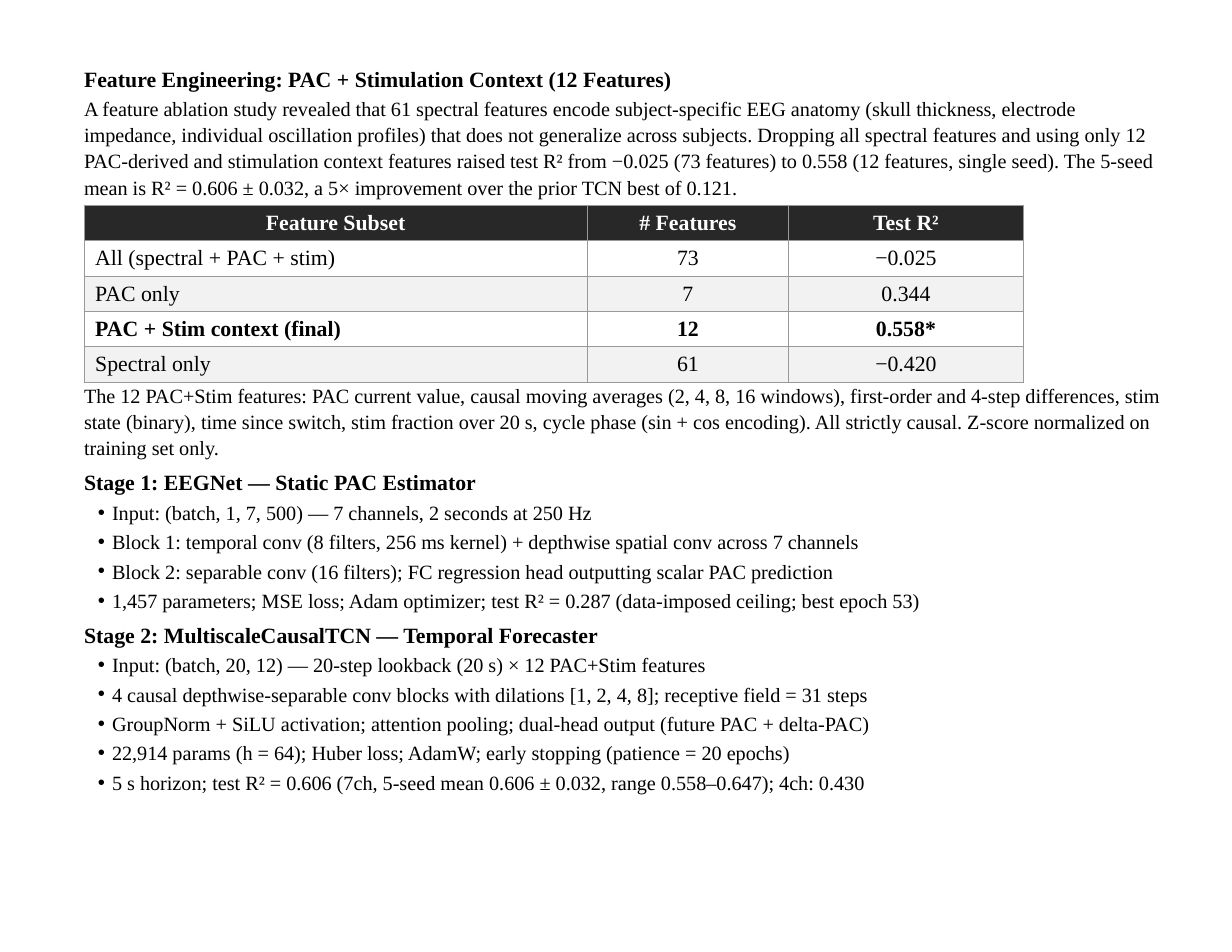
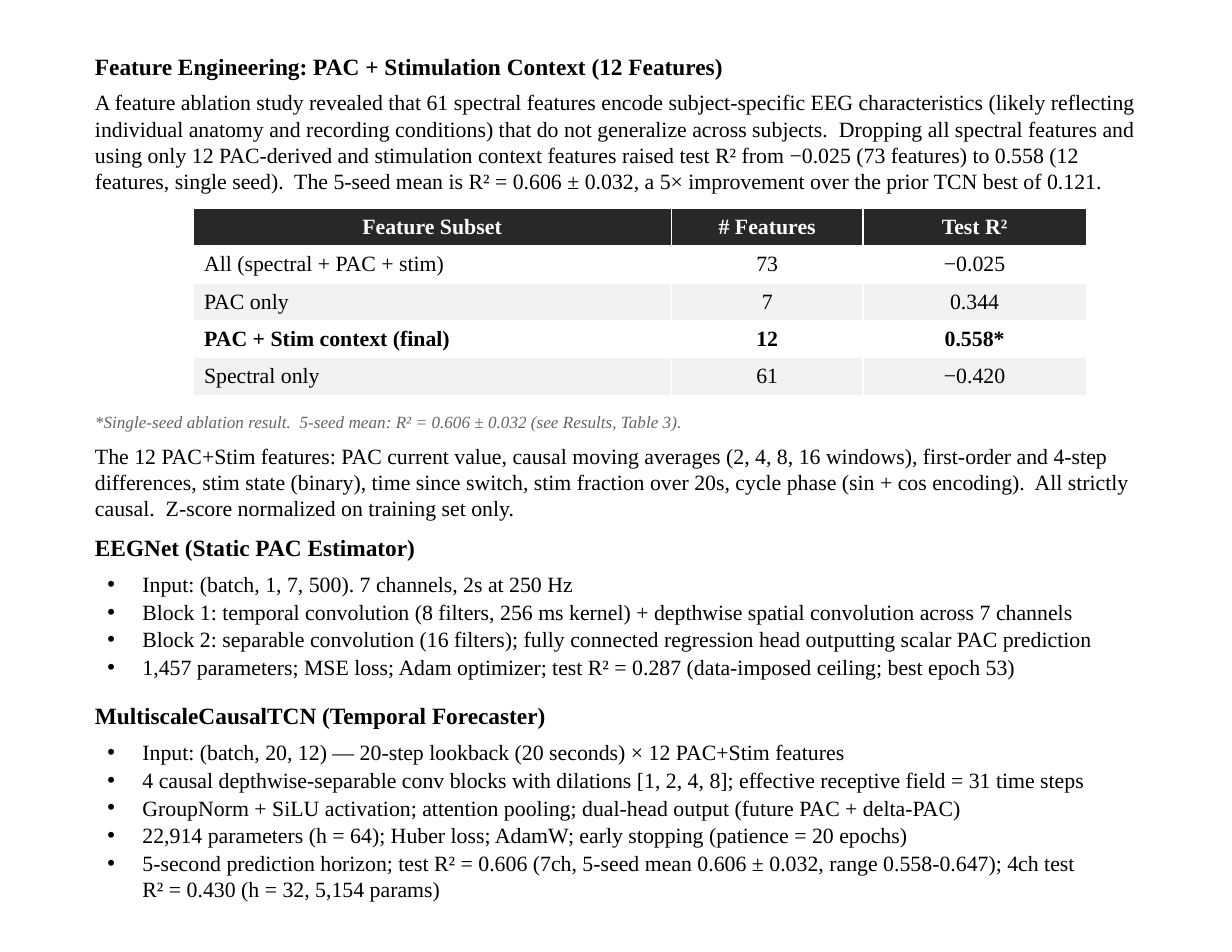
Before and after one commit to amaar-mc/closedloop-40hz-entrainment, a slide deck: slide 5 of CSEF/Presentation/CSEF_2026_Presentation.pptx. Drawn at 1232x952 pixels with LibreOffice and Linux fonts; fonts in the diff are those of the drawing. Boxes give left, top, right and bottom in pixels: in the first picture for what was removed or moved away, otherwise in the second. Text is boxed around its words. In the diff, an @@ line names an element or a change of style, - is before the commit and + after.

```diff
--- a/CSEF/Presentation/CSEF_2026_Presentation.pptx
+++ b/CSEF/Presentation/CSEF_2026_Presentation.pptx
@@ text "Feature Engineering: PAC + Stimulation ...": place and size @@
-text "Feature Engineering: PAC + Stimulation ..." at box(84, 72, 671, 92)
+text "Feature Engineering: PAC + Stimulation ..." at box(95, 58, 722, 80)
@@ text "Feature Engineering: PAC + Stimulation ..." at box(95, 58, 722, 80): size 14 to 15 pt; less space between paragraphs @@
@@ text at box(95, 94, 1134, 194): text changed; size 13 to 14 pt @@
-A feature ablation study revealed that 61 spectral features encode subject-specific EEG anatomy (skull thickness, electrode impedance, individual oscillation profiles) that does not generalize across subjects. Dropping all spectral features and using only 12 PAC-derived and stimulation context features raised test R² from −0.025 (73 features) to 0.558 (12 features, single seed). The 5-seed mean is R² = 0.606 ± 0.032, a 5× improvement over the prior TCN best of 0.121.
+A feature ablation study revealed that 61 spectral features encode subject-specific EEG characteristics (likely reflecting individual anatomy and recording conditions) that do not generalize across subjects. Dropping all spectral features and using only 12 PAC-derived and stimulation context features raised test R² from −0.025 (73 features) to 0.558 (12 features, single seed). The 5-seed mean is R² = 0.606 ± 0.032, a 5× improvement over the prior TCN best of 0.121.
@@ table at box(193, 208, 1085, 395) @@
@@ borders changed @@
@@ table: place and size @@
-table at box(84, 205, 1024, 380)
+table at box(193, 208, 1085, 395)
@@ text "*Single-seed ablation result. 5-seed mean: ...": place and size @@
-text "*Single-seed ablation result. 5-seed mean: ..." at box(84, 154, 1153, 378)
+text "*Single-seed ablation result. 5-seed mean: ..." at box(95, 416, 682, 432)
@@ text "*Single-seed ablation result. 5-seed mean: ..." at box(95, 416, 682, 432): size 10 to 11 pt; line spacing 13pt to 1; less space between paragraphs @@
@@ text at box(95, 448, 1128, 521): text changed; size 13 to 14 pt @@
-The 12 PAC+Stim features: PAC current value, causal moving averages (2, 4, 8, 16 windows), first-order and 4-step differences, stim state (binary), time since switch, stim fraction over 20 s, cycle phase (sin + cos encoding). All strictly causal. Z-score normalized on training set only.
+The 12 PAC+Stim features: PAC current value, causal moving averages (2, 4, 8, 16 windows), first-order and 4-step differences, stim state (binary), time since switch, stim fraction over 20s, cycle phase (sin + cos encoding). All strictly causal. Z-score normalized on training set only.
@@ text "Input: (batch, 1, 7, 500). ...": place and size @@
-text "Input: (batch, 1, 7, 500). ..." at box(112, 506, 919, 612)
+text "Input: (batch, 1, 7, 500). ..." at box(142, 577, 1091, 680)
@@ text at box(95, 540, 415, 561): text changed; size 14 to 15 pt @@
-Stage 1: EEGNet — Static PAC Estimator
+EEGNet (Static PAC Estimator)
@@ text at box(142, 577, 1091, 652): text changed; size 13 to 14 pt @@
-• Input: (batch, 1, 7, 500) — 7 channels, 2 seconds at 250 Hz
-• Block 1: temporal conv (8 filters, 256 ms kernel) + depthwise spatial conv across 7 channels
-• Block 2: separable conv (16 filters); FC regression head outputting scalar PAC prediction
+• Input: (batch, 1, 7, 500). 7 channels, 2s at 250 Hz
+• Block 1: temporal convolution (8 filters, 256 ms kernel) + depthwise spatial convolution across 7 channels
+• Block 2: separable convolution (16 filters); fully connected regression head outputting scalar PAC prediction
@@ text at box(142, 660, 1015, 680): size 13 to 14 pt in "1,457 parameters; MSE loss; Adam optimizer; test ..."; indent changed; line spacing 16.9pt to 1; less space between paragraphs @@
@@ text at box(95, 707, 545, 729): text changed; size 14 to 15 pt @@
-Stage 2: MultiscaleCausalTCN — Temporal Forecaster
+MultiscaleCausalTCN (Temporal Forecaster)
@@ text "Input: (batch, 20, 12) — ...": place and size @@
-text "Input: (batch, 20, 12) — ..." at box(112, 657, 869, 794)
+text "Input: (batch, 20, 12) — ..." at box(142, 744, 1084, 902)
@@ text at box(142, 744, 1084, 793): text changed; size 13 to 14 pt @@
-• Input: (batch, 20, 12) — 20-step lookback (20 s) × 12 PAC+Stim features
-• 4 causal depthwise-separable conv blocks with dilations [1, 2, 4, 8]; receptive field = 31 steps
+• Input: (batch, 20, 12) — 20-step lookback (20 seconds) × 12 PAC+Stim features
+• 4 causal depthwise-separable conv blocks with dilations [1, 2, 4, 8]; effective receptive field = 31 time steps
@@ text at box(142, 800, 960, 821): size 13 to 14 pt in "GroupNorm + SiLU activation; attention pooling; dual-head ..."; indent changed; line spacing 16.9pt to 1; less space between paragraphs @@
@@ text at box(142, 828, 1074, 902): text changed; size 13 to 14 pt @@
-• 22,914 params (h = 64); Huber loss; AdamW; early stopping (patience = 20 epochs)
-• 5 s horizon; test R² = 0.606 (7ch, 5-seed mean 0.606 ± 0.032, range 0.558–0.647); 4ch: 0.430
+• 22,914 parameters (h = 64); Huber loss; AdamW; early stopping (patience = 20 epochs)
+• 5-second prediction horizon; test R² = 0.606 (7ch, 5-seed mean 0.606 ± 0.032, range 0.558-0.647); 4ch test R² = 0.430 (h = 32, 5,154 params)
```
Also in this commit, not shown: 11 other slides changed, 1 slide added, 1 other file.
